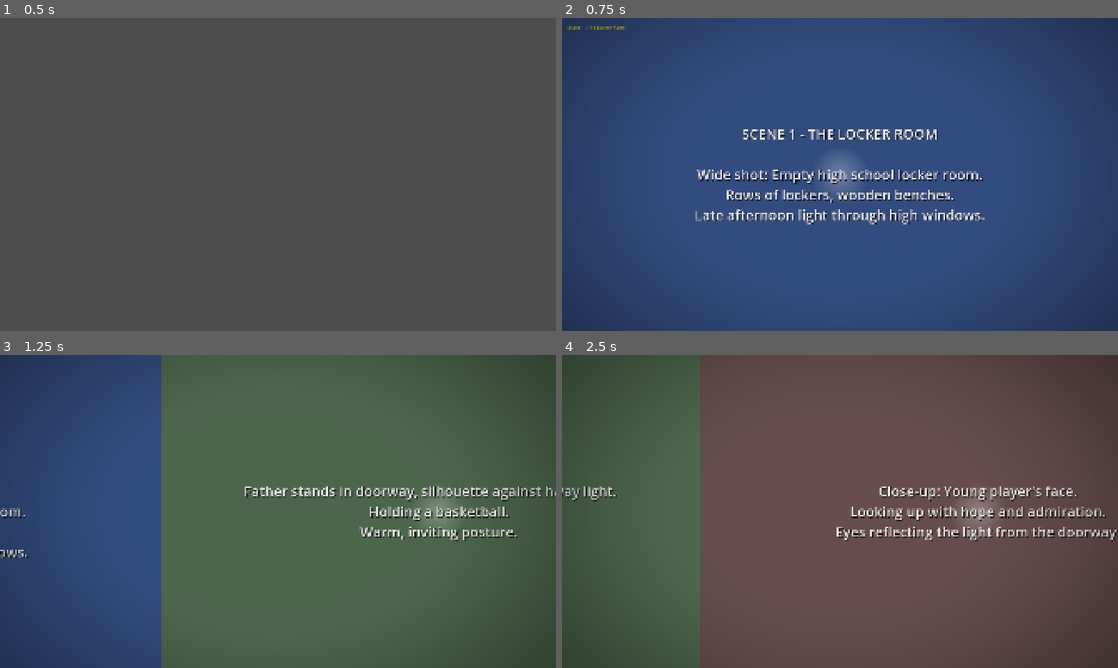
Above: before the commit, frames 1-4 (two rows, left to right).
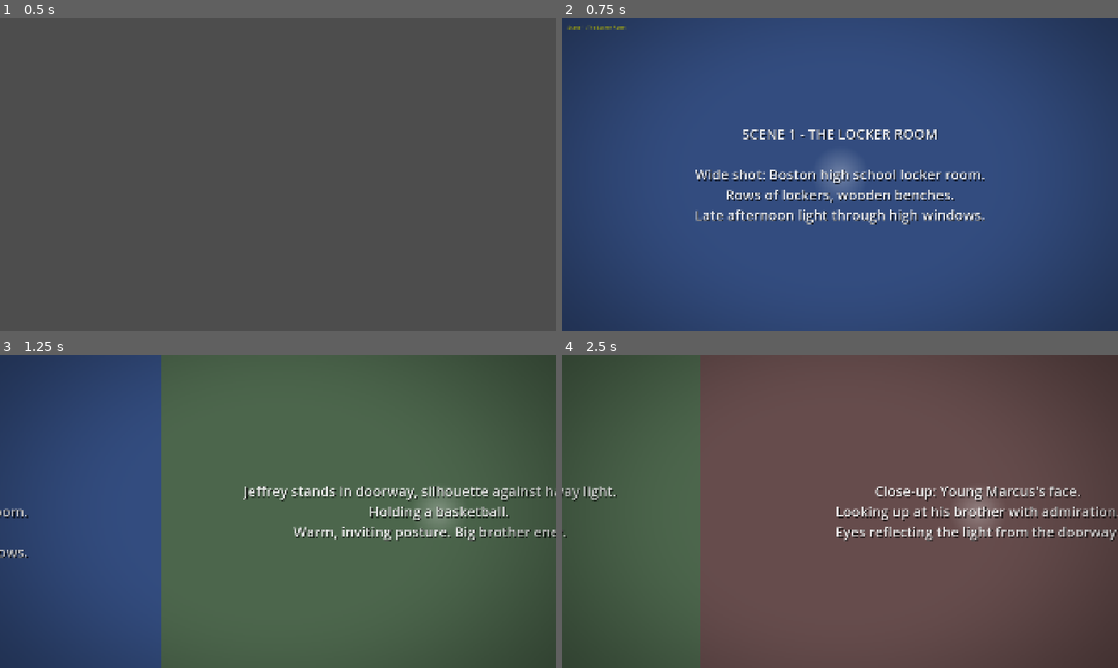
Above: after the commit, the same moments.

Repository: JordanTheJet/OneMoreShot
Game: Godot game, scene res://scenes/main.tscn
The game is run twice, just before and just after one commit, with the same random seed, the same clock (stepped at 60 frames per second) and the same inputs.
Inputs:
- Up to frame 1 (0.5 s): no input
- Up to frame 2 (0.75 s): tap Enter (ui_accept) at 0.5 s; tap R at 0.6 s
- Up to frame 3 (1.25 s): tap Enter (ui_accept) at 0.77 s
- Up to frame 4 (2.5 s): tap R at 1.35, 2.1 s; tap Enter (ui_accept) at 1.52, 2 s

Frame 1 is identical in both runs. In frame 2, 1.5% of the frame differs, in the area x 24-76%, y 48-54%; in frame 3, 1.4%; in frame 4, 2.2%, in the area x 0-100%, y 42-59%.

Commit message:
Update character names and add documentation
Characters:
- Jeffrey Cole: late brother (died at 14, before high school)
- D: best friend/teammate who passes to Marcus in Scene 4
- Mom: present in Scene 3 dining room
- Marcus Cole: player, age 17 in present, 10-11 in memories

Files added:
- characters.md: character descriptions and visual notes
- prd-one-more-shot.md: full product requirements document

Updated all panel descriptions to use correct character names.

Co-Authored-By: Claude Opus 4.5 <noreply@anthropic.com>

Diff:
--- a/scripts/scenes/scene1_locker.gd
+++ b/scripts/scenes/scene1_locker.gd
@@ -16,7 +16,7 @@
 	# Panel 1: Wide shot - locker room establishing
 	var panel1 := PanelData.new()
 	panel1.panel_id = "s1_p1_establishing"
-	panel1.description = "SCENE 1 - THE LOCKER ROOM\n\nWide shot: Empty high school locker room.\nRows of lockers, wooden benches.\nLate afternoon light through high windows."
+	panel1.description = "SCENE 1 - THE LOCKER ROOM\n\nWide shot: Boston high school locker room.\nRows of lockers, wooden benches.\nLate afternoon light through high windows."
 	panel1.duration = 3.5
 	panel1.interaction_type = Enums.InteractionType.NONE
 	panel1.panel_width = 1920
@@ -27,7 +27,7 @@
 	# Panel 2: Father figure in doorway
 	var panel2 := PanelData.new()
 	panel2.panel_id = "s1_p2_father"
-	panel2.description = "Father stands in doorway, silhouette against hallway light.\nHolding a basketball.\nWarm, inviting posture."
+	panel2.description = "Jeffrey stands in doorway, silhouette against hallway light.\nHolding a basketball.\nWarm, inviting posture. Big brother energy."
 	panel2.duration = 3.0
 	panel2.interaction_type = Enums.InteractionType.NONE
 	panel2.panel_width = 1920
@@ -38,7 +38,7 @@
 	# Panel 3: Close-up of character's face
 	var panel3 := PanelData.new()
 	panel3.panel_id = "s1_p3_closeup"
-	panel3.description = "Close-up: Young player's face.\nLooking up with hope and admiration.\nEyes reflecting the light from the doorway."
+	panel3.description = "Close-up: Young Marcus's face.\nLooking up at his brother with admiration.\nEyes reflecting the light from the doorway."
 	panel3.duration = 2.5
 	panel3.interaction_type = Enums.InteractionType.NONE
 	panel3.panel_width = 1920
@@ -49,7 +49,7 @@
 	# Panel 4: Ball being tossed - CATCH interaction
 	var panel4 := PanelData.new()
 	panel4.panel_id = "s1_p4_catch"
-	panel4.description = "Father tosses the basketball toward camera.\nBall mid-air, coming toward viewer.\n\n[CATCH - Raise both hands]"
+	panel4.description = "Jeffrey tosses the basketball toward camera.\nBall mid-air, coming toward viewer.\n\n[CATCH - Raise both hands]"
 	panel4.duration = 0.0  # Wait for interaction
 	panel4.interaction_type = Enums.InteractionType.CATCH
 	panel4.panel_width = 1920
--- a/scripts/scenes/scene2_court.gd
+++ b/scripts/scenes/scene2_court.gd
@@ -16,7 +16,7 @@
 	# Panel 1: Wide shot - basketball court
 	var panel1 := PanelData.new()
 	panel1.panel_id = "s2_p1_court_wide"
-	panel1.description = "SCENE 2 - THE COURT\n\nWide shot: Outdoor basketball court.\nGolden hour lighting, long shadows.\nFather and child visible in distance."
+	panel1.description = "SCENE 2 - THE COURT\n\nWide shot: Boston outdoor basketball court.\nGolden hour lighting, long shadows.\nJeffrey and young Marcus visible in distance."
 	panel1.duration = 3.0
 	panel1.interaction_type = Enums.InteractionType.NONE
 	panel1.panel_width = 1920
@@ -27,7 +27,7 @@
 	# Panel 2: Father coaching/teaching
 	var panel2 := PanelData.new()
 	panel2.panel_id = "s2_p2_coaching"
-	panel2.description = "Father demonstrating shooting form.\nHands guiding the child's arms.\nPatient, encouraging expression."
+	panel2.description = "Jeffrey demonstrating shooting form.\nHands guiding Marcus's arms.\nPatient, encouraging big brother."
 	panel2.duration = 3.0
 	panel2.interaction_type = Enums.InteractionType.NONE
 	panel2.panel_width = 1920
@@ -49,7 +49,7 @@
 	# Panel 4: Emotional beat - connection moment
 	var panel4 := PanelData.new()
 	panel4.panel_id = "s2_p4_connection"
-	panel4.description = "Father and child sitting on court, resting.\nSharing a water bottle.\nSun setting behind them."
+	panel4.description = "Jeffrey and Marcus sitting on court, resting.\nSharing a water bottle.\nSun setting behind them. Brothers."
 	panel4.duration = 3.5
 	panel4.interaction_type = Enums.InteractionType.NONE
 	panel4.panel_width = 1920
@@ -60,7 +60,7 @@
 	# Panel 5: Pass the ball - PASS interaction
 	var panel5 := PanelData.new()
 	panel5.panel_id = "s2_p5_pass"
-	panel5.description = "Father ready to receive a pass.\nArms open, encouraging smile.\nWaiting for the ball.\n\n[PASS - Push forward]"
+	panel5.description = "Jeffrey ready to receive a pass.\nArms open, encouraging smile.\nWaiting for the ball.\n\n[PASS - Push forward]"
 	panel5.duration = 0.0  # Wait for interaction
 	panel5.interaction_type = Enums.InteractionType.PASS
 	panel5.panel_width = 1920
--- a/scripts/scenes/scene3_dining.gd
+++ b/scripts/scenes/scene3_dining.gd
@@ -28,7 +28,7 @@
 	# Panel 2: Family gathering
 	var panel2 := PanelData.new()
 	panel2.panel_id = "s3_p2_family"
-	panel2.description = "Family gathered around the table.\nForced smiles, subdued atmosphere.\nOne chair conspicuously empty."
+	panel2.description = "Family gathered around the table.\nMom trying to hold it together.\nMarcus, relatives. One chair empty."
 	panel2.duration = 3.0
 	panel2.interaction_type = Enums.InteractionType.NONE
 	panel2.panel_width = 1920
@@ -39,7 +39,7 @@
 	# Panel 3: Quiet moment - empty chair or meaningful detail
 	var panel3 := PanelData.new()
 	panel3.panel_id = "s3_p3_absence"
-	panel3.description = "Close-up: The empty chair.\nA framed photo nearby.\nFather's absence deeply felt."
+	panel3.description = "Close-up: The empty chair.\nA framed photo of Jeffrey nearby.\nMom's hand resting near it."
 	panel3.duration = 4.0
 	panel3.interaction_type = Enums.InteractionType.NONE
 	panel3.panel_width = 1920
--- a/scripts/scenes/scene4_championship.gd
+++ b/scripts/scenes/scene4_championship.gd
@@ -17,7 +17,7 @@
 	# Panel 1: Championship game - wide arena shot
 	var panel1 := PanelData.new()
 	panel1.panel_id = "s4_p1_arena"
-	panel1.description = "SCENE 4 - THE CHAMPIONSHIP\n\nYears later. Packed arena.\nPlayer (now grown) at free throw line.\nClock shows final seconds."
+	panel1.description = "SCENE 4 - THE CHAMPIONSHIP\n\nPresent day. Packed Boston arena.\nMarcus's team on court. D nearby.\nClock shows final seconds."
 	panel1.duration = 4.0
 	panel1.interaction_type = Enums.InteractionType.NONE
 	panel1.panel_width = 1920
@@ -28,7 +28,7 @@
 	# Panel 2: The final shot moment
 	var panel2 := PanelData.new()
 	panel2.panel_id = "s4_p2_shot"
-	panel2.description = "Close-up: Player's focused face.\nAbout to take the shot.\nA memory flashes - father's hands guiding theirs."
+	panel2.description = "D passes to Marcus. Their eyes meet.\nMarcus catches it - a memory flashes:\nJeffrey's hands guiding his."
 	panel2.duration = 4.5
 	panel2.interaction_type = Enums.InteractionType.NONE
 	panel2.panel_width = 1920
@@ -39,7 +39,7 @@
 	# Panel 3: Resolution - looking up, remembering
 	var panel3 := PanelData.new()
 	panel3.panel_id = "s4_p3_resolution"
-	panel3.description = "The ball swishes through the net.\nPlayer looks up at the sky.\nSmiling through tears.\n\n\"One more shot, for you.\""
+	panel3.description = "The ball swishes through the net.\nMarcus looks up at the sky.\nSmiling through tears.\n\n\"One more shot...\" (whispered)"
 	panel3.duration = 5.0
 	panel3.interaction_type = Enums.InteractionType.NONE
 	panel3.panel_width = 1920
Not shown, added: characters.md
Not shown, added: prd-one-more-shot.md
